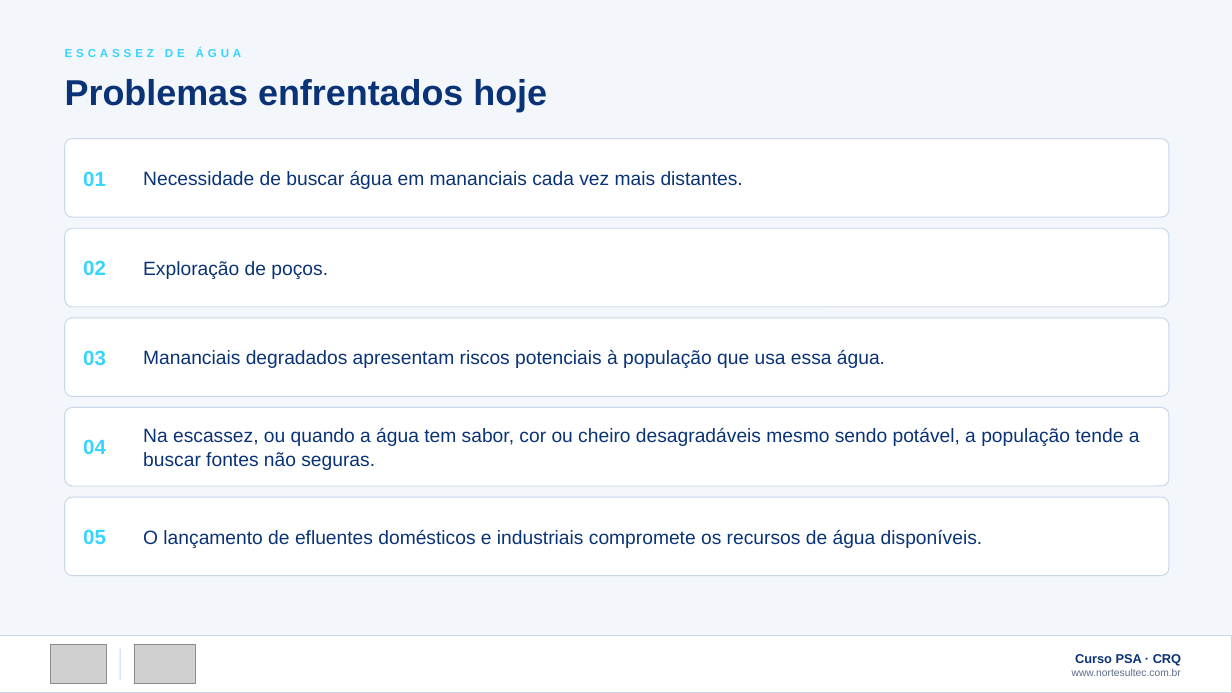
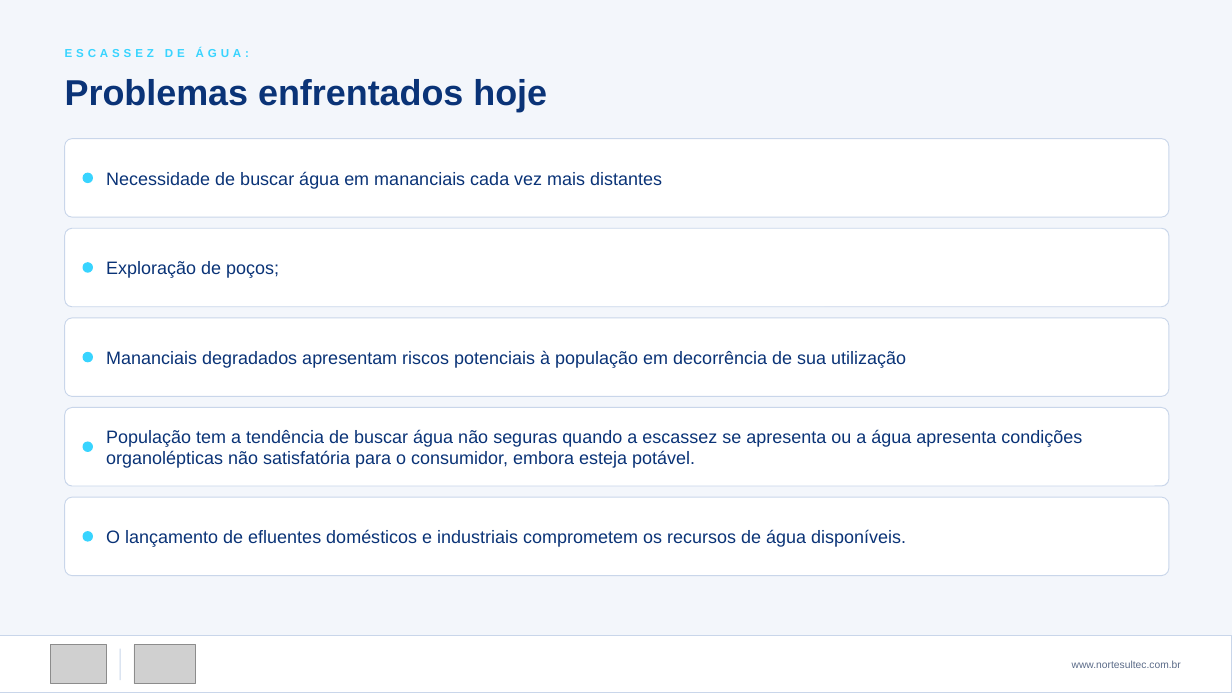
Before and after one commit to victorsntz/norte-sul-portfolio, a slide deck: slide 25 of apresentacoes/Curso-PSA-Plano-de-Seguranca-da-Agua-NorteSul.pptx. Drawn at 1232x693 pixels with LibreOffice and Linux fonts; fonts in the diff are those of the drawing; grey boxes stand for pictures. Boxes give left, top, right and bottom in pixels: in the first picture for what was removed or moved away, otherwise in the second. Text is boxed around its words. In the diff, an @@ line names an element or a change of style, - is before the commit and + after.

```diff
--- a/apresentacoes/Curso-PSA-Plano-de-Seguranca-da-Agua-NorteSul.pptx
+++ b/apresentacoes/Curso-PSA-Plano-de-Seguranca-da-Agua-NorteSul.pptx
@@ text at bbox=[65, 48, 249, 57]: text changed @@
-ESCASSEZ DE ÁGUA
+ESCASSEZ DE ÁGUA:
@@ text removed at bbox=[83, 171, 106, 186] @@
-01
@@ ellipse added at bbox=[83, 174, 92, 183], fill #38D4FF, outline #38D4FF 1 pt @@
@@ text at bbox=[106, 171, 662, 189]: text changed; size 15 to 14 pt @@
-Necessidade de buscar água em mananciais cada vez mais distantes.
+Necessidade de buscar água em mananciais cada vez mais distantes
@@ text removed at bbox=[83, 260, 106, 275] @@
-02
@@ ellipse added at bbox=[83, 263, 92, 273], fill #38D4FF, outline #38D4FF 1 pt @@
@@ text at bbox=[106, 261, 279, 278]: text changed; size 15 to 14 pt @@
-Exploração de poços.
+Exploração de poços;
@@ text removed at bbox=[83, 350, 106, 366] @@
-03
@@ ellipse added at bbox=[83, 352, 92, 361], fill #38D4FF, outline #38D4FF 1 pt @@
@@ text at bbox=[106, 350, 906, 368]: text changed; size 15 to 14 pt @@
-Mananciais degradados apresentam riscos potenciais à população que usa essa água.
+Mananciais degradados apresentam riscos potenciais à população em decorrência de sua utilização
@@ text removed at bbox=[83, 439, 106, 454] @@
-04
@@ ellipse added at bbox=[83, 443, 92, 452], fill #38D4FF, outline #38D4FF 1 pt @@
@@ text at bbox=[106, 429, 1082, 468]: text changed; size 15 to 14 pt @@
-Na escassez, ou quando a água tem sabor, cor ou cheiro desagradáveis mesmo sendo potável, a população tende a buscar fontes não seguras.
+População tem a tendência de buscar água não seguras quando a escassez se apresenta ou a água apresenta condições organolépticas não satisfatória para o consumidor, embora esteja potável.
@@ text removed at bbox=[83, 529, 106, 544] @@
-05
@@ ellipse added at bbox=[83, 531, 92, 541], fill #38D4FF, outline #38D4FF 1 pt @@
@@ text at bbox=[106, 529, 906, 547]: text changed; size 15 to 14 pt @@
-O lançamento de efluentes domésticos e industriais compromete os recursos de água disponíveis.
+O lançamento de efluentes domésticos e industriais comprometem os recursos de água disponíveis.
@@ text at bbox=[1075, 654, 1181, 666]: paragraph removed @@
-Curso PSA · CRQ
```
Also in this commit, not shown: 27 other slides changed, 2 other files.
